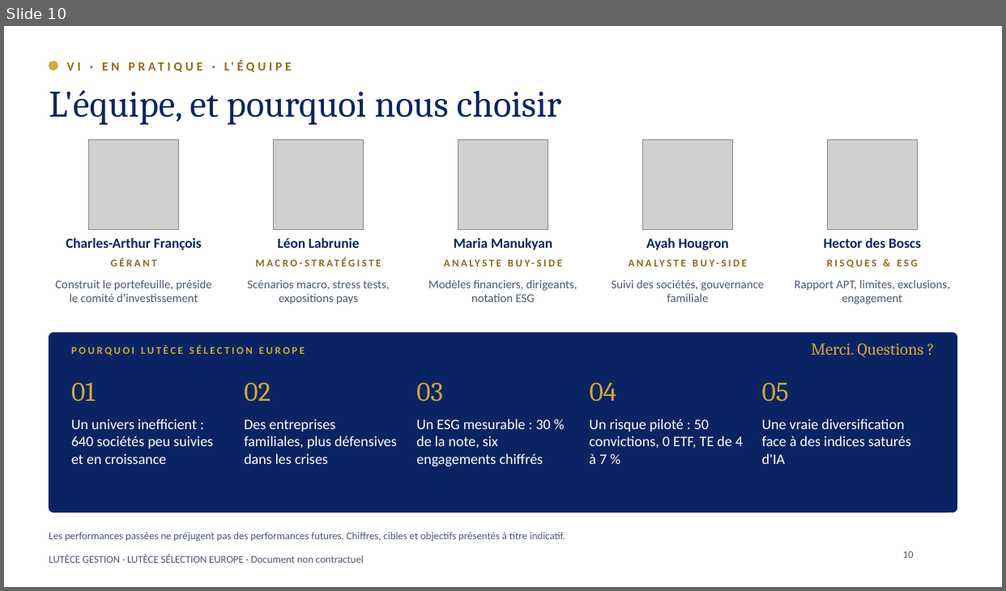
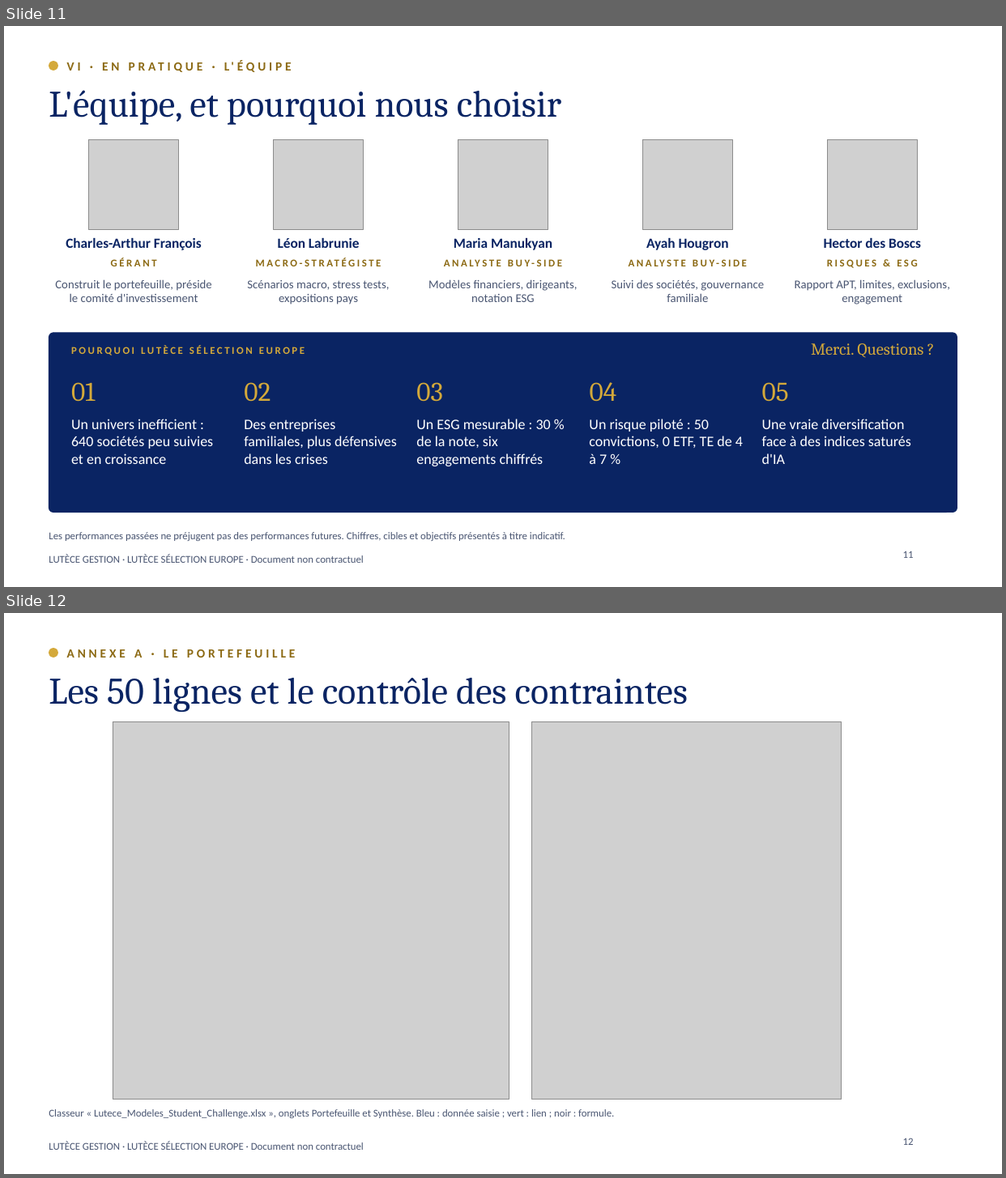
Before and after one commit to charlesarthurfrancois-sys/ponytail, a slide deck: student-challenge/Lutece_Selection_Europe_Student_Challenge.pptx. Shown one above the other, each under a label of ours: slide 10 before the commit, slides 11 and 12 after it. The pictures are 1006x591 and 1006x1178 pixels, drawn with LibreOffice and Linux fonts; fonts in the diff are those of the drawing; grey boxes stand for pictures; background and template pictures are left out. Boxes give left, top, right and bottom in pixels: in the first picture for what was removed or moved away, otherwise in the second. Text is boxed around its words. In the diff, an @@ line names an element or a change of style, - is before the commit and + after.

```diff
--- a/student-challenge/Lutece_Selection_Europe_Student_Challenge.pptx
+++ b/student-challenge/Lutece_Selection_Europe_Student_Challenge.pptx
@@ slide 12 added at (4, 613, 1002, 1174), background #FFFFFF; not listed: 2 template elements that a slide beside it also shows @@
@@ text added at (67, 649, 296, 658), 12 pt, text #8C6A14, bold @@
+ANNEXE A · LE PORTEFEUILLE
@@ title added at (49, 678, 688, 712), 36 pt, text #0A2463 @@
+Les 50 lignes et le contrôle des contraintes
@@ picture added at (113, 722, 509, 1100) @@
@@ picture added at (532, 722, 842, 1100) @@
@@ text added at (49, 1110, 614, 1118), 10 pt, text #4A5672 @@
+Classeur « Lutece_Modeles_Student_Challenge.xlsx », onglets Portefeuille et Synthèse. Bleu : donnée saisie ; vert : lien ; noir : formule.
@@ page number added at (903, 1138, 914, 1145), 10 pt, text #4A5672 @@
+12
@@ what was slide 10 is now slide 11 @@
@@ page number at (903, 552, 914, 558): text changed @@
-10
+11
```
Also in this commit, not shown: 8 slides changed, 5 other slides added, 1 other file.
